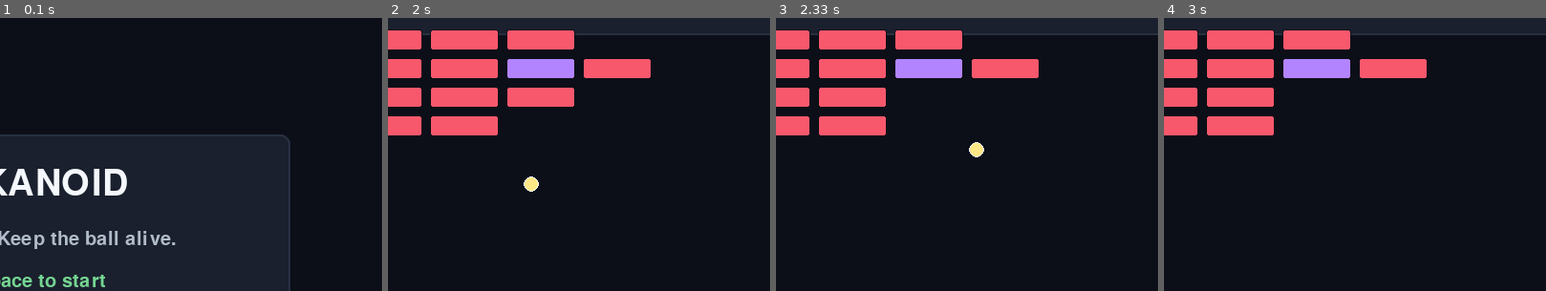
Above: before the commit, frames 1-4 (left to right).
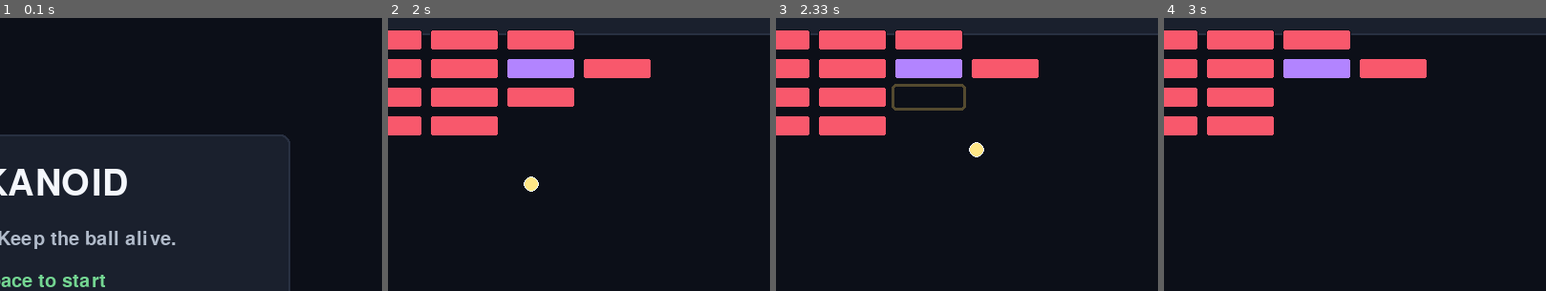
Above: after the commit, the same moments.

Repository: abr-ya/py-arkanoid
Game: pygame game, started from src/arkanoid/__main__.py
The game is run twice, just before and just after one commit, with the same random seed, the same clock (stepped at 60 frames per second) and the same inputs.
Inputs:
- Up to frame 1 (0.1 s): no input
- Up to frame 2 (2 s): tap Space at 0.33, 0.67, 1.07, 1.37, 1.57, 1.87 s; hold Esc 1-1.47 s; hold Right 1-1.47 s; hold Esc 1.5-1.97 s; hold Right 1.5-1.97 s
- Up to frame 3 (2.33 s): hold Right from 2 s (still down); tap Space at 2.07 s
- Up to frame 4 (3 s): tap Space at 2.37, 2.57, 2.87 s; release Right at 2.47 s; hold Right 2.5-2.97 s
The pictures show only the part of the screen within x 50-100%, y 10-60%; the shares and areas given below are measured in that part.

Frames 1-2 are identical in both runs. In frame 3, 0.5% of the frame differs, in the area x 30-50%, y 24-34%; in frame 4, nothing differs.

Commit message:
feat: Add brick-hit visual feedback

Diff:
--- a/src/arkanoid/core/game.py
+++ b/src/arkanoid/core/game.py
@@ -14,6 +14,7 @@
     Playfield,
     PowerUpType,
     Rect,
+    VisualFeedback,
 )
 from arkanoid.core.state import GameState, toggle_pause
 
@@ -23,6 +24,7 @@
 SLOW_DURATION_SECONDS = 8.0
 WIDE_PADDLE_MULTIPLIER = 1.5
 SLOW_BALL_MULTIPLIER = 0.7
+BRICK_HIT_FEEDBACK_SECONDS = 0.18
 
 
 def create_starter_bricks() -> list[Brick]:
@@ -41,6 +43,7 @@
     leaderboard_store: LeaderboardStore = field(default_factory=LeaderboardStore)
     leaderboard_records: list[LeaderboardRecord] = field(default_factory=list)
     bonus_items: list[BonusItem] = field(default_factory=list)
+    visual_feedback: list[VisualFeedback] = field(default_factory=list)
     active_effects: dict[PowerUpType, ActiveEffect] = field(default_factory=dict)
     sticky_charges: int = 0
     lives: int = 3
@@ -82,6 +85,7 @@
             self.bricks = fresh.bricks
             self.leaderboard_records = fresh.leaderboard_records
             self.bonus_items = fresh.bonus_items
+            self.visual_feedback = fresh.visual_feedback
             self.active_effects = fresh.active_effects
             self.sticky_charges = fresh.sticky_charges
             self.lives = fresh.lives
@@ -139,6 +143,8 @@
         self.state = GameState.GAME_OVER
 
     def update(self, dt: float, paddle_direction: float = 0) -> None:
+        self._update_visual_feedback(dt)
+
         if self.state is GameState.LEVEL_CLEAR:
             self._update_level_clear(dt)
             return
@@ -207,6 +213,7 @@
                 continue
 
             self._reflect_from_rect(ball, brick.rect)
+            self._record_brick_hit_feedback(brick)
             if brick.hit():
                 self.bricks.remove(brick)
                 self.score += brick.score
@@ -247,6 +254,7 @@
         )
         self.bricks = create_bricks_for_level(self.level)
         self.bonus_items.clear()
+        self.visual_feedback.clear()
         self.active_effects.clear()
         self.sticky_charges = 0
         self.reset_ball()
@@ -305,6 +313,26 @@
                 self._record_sound_event(SoundEvent.POWER_UP_PICKUP)
             elif item.y > self.playfield.height:
                 self.bonus_items.remove(item)
+
+    def _record_brick_hit_feedback(self, brick: Brick) -> None:
+        rect = brick.rect
+        self.visual_feedback.append(
+            VisualFeedback(
+                kind="brick-hit",
+                x=rect.x,
+                y=rect.y,
+                width=rect.width,
+                height=rect.height,
+                remaining=BRICK_HIT_FEEDBACK_SECONDS,
+                duration=BRICK_HIT_FEEDBACK_SECONDS,
+            )
+        )
+
+    def _update_visual_feedback(self, dt: float) -> None:
+        for feedback in list(self.visual_feedback):
+            feedback.remaining -= dt
+            if feedback.remaining <= 0:
+                self.visual_feedback.remove(feedback)
 
     def _activate_power_up(self, power_up_type: PowerUpType) -> None:
         if power_up_type is PowerUpType.WIDE:
--- a/src/arkanoid/core/models.py
+++ b/src/arkanoid/core/models.py
@@ -126,6 +126,27 @@
 class ActiveEffect:
     type: PowerUpType
     remaining: float
+
+
+@dataclass(slots=True)
+class VisualFeedback:
+    kind: str
+    x: float
+    y: float
+    width: float
+    height: float
+    remaining: float
+    duration: float
+
+    @property
+    def rect(self) -> Rect:
+        return Rect(self.x, self.y, self.width, self.height)
+
+    @property
+    def progress(self) -> float:
+        if self.duration <= 0:
+            return 1
+        return max(0, min(1, self.remaining / self.duration))
 
 
 class BrickType(Enum):
--- a/src/arkanoid/pygame_app.py
+++ b/src/arkanoid/pygame_app.py
@@ -230,6 +230,18 @@
             width=1,
             border_radius=3,
         )
+    _draw_visual_feedback(screen, session)
+
+
+def _draw_visual_feedback(screen: pygame.Surface, session: GameSession) -> None:
+    for feedback in session.visual_feedback:
+        if feedback.kind != "brick-hit":
+            continue
+        rect = _to_pygame_rect(feedback.rect).inflate(6, 6)
+        alpha = round(210 * feedback.progress)
+        effect = pygame.Surface((rect.width, rect.height), pygame.SRCALPHA)
+        pygame.draw.rect(effect, (*WARNING, alpha), effect.get_rect(), width=3, border_radius=5)
+        screen.blit(effect, rect)
 
 
 def _level_progress_label(session: GameSession) -> str:
--- a/tests/test_core_game.py
+++ b/tests/test_core_game.py
@@ -95,6 +95,30 @@
     assert brick not in session.bricks
     assert second_brick in session.bricks
     assert session.score == BRICK_SCORE
+
+
+def test_brick_hit_records_short_visual_feedback() -> None:
+    session = create_session()
+    session.start()
+    brick = Brick(x=100, y=100)
+    session.bricks = [brick]
+    session.ball.attached = False
+    session.ball.x = 110
+    session.ball.y = 110
+    session.ball.vx = 0
+    session.ball.vy = -200
+
+    session.update(0)
+
+    assert len(session.visual_feedback) == 1
+    feedback = session.visual_feedback[0]
+    assert feedback.kind == "brick-hit"
+    assert feedback.rect.x == brick.x
+    assert feedback.rect.y == brick.y
+
+    session.update(feedback.duration)
+
+    assert session.visual_feedback == []
 
 
 def test_life_loss_resets_ball_and_final_life_sets_game_over() -> None:
Not shown, changed: openspec/changes/feature-09-polish-event-feedback-and-qol/tasks.md
